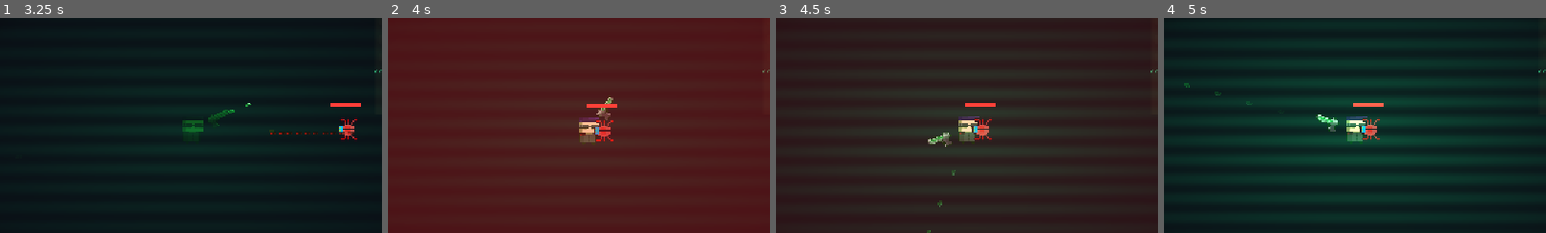
Above: before the commit, frames 1-4 (left to right).
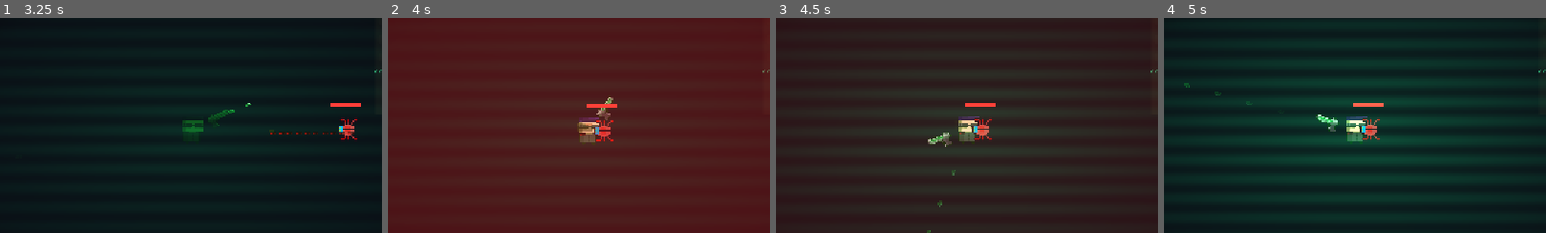
Above: after the commit, the same moments.

Repository: vision-for-change/rules-broken-v2
Game: Godot game, scene res://tutorial.tscn
Two runs of this game, one before a commit and one after it. Both use one fixed random seed, a clock stepped at 60 frames per second and the inputs below. This scene is started directly instead of the project's main scene.
Inputs (mouse positions are % of the whole screen's width and height, from its top left):
- Up to frame 1 (3.25 s): tap Enter (ui_accept) at 0.5, 0.77 s; move the mouse to (72, 45) at 0.52 s; hold Right (move_right) 0.53-1.25 s; tap Space (dash) at 0.6 s; click (72, 45) at 0.67 s; click "[1] SUPER SPEED" at 1.25 s; click "[2] FASTER BULLETS" at 2 s; drag from (30, 55) to (91, 16) at 2.77 s
- Up to frame 2 (4 s): move the mouse to (60, 28) at 3.52 s; hold Right (move_right) from 3.53 s (still down); tap E (interact) at 3.6 s
- Up to frame 3 (4.5 s): release Right (move_right) at 4.25 s; drag from (45, 70) to (20, 35) at 4.27 s
- Up to frame 4 (5 s): no input
The pictures show only the part of the screen within x 24-74%, y 24-74%; the shares and areas given below are measured in that part.

Frame 1 is identical in both runs. In frame 2, 0.1% of the frame differs, in the area x 49-54%, y 48-53%; in frame 3, less than 0.1%; in frame 4, nothing differs.

Commit message:
Particle effects added when you shoot

Diff:
--- a/autoloads/ScreenFX.gd
+++ b/autoloads/ScreenFX.gd
@@ -150,6 +150,25 @@
 	var t = create_tween()
 	t.tween_property(r, "modulate:a", 0.0, 0.15)
 	t.tween_callback(r.queue_free)
+
+func spawn_hit_flash(global_pos: Vector2, color: Color = Color(1, 1, 1, 1), size: float = 18.0, duration: float = 0.12) -> void:
+	# Spawn a quick flash sprite at the world position for impact feedback.
+	var scene_root := get_tree().current_scene
+	if scene_root == null:
+		return
+	var s := Sprite2D.new()
+	var tex := load("res://assets/bullet.webp")
+	if tex != null:
+		s.texture = tex
+	s.global_position = global_pos
+	s.z_index = 150
+	s.modulate = color
+	s.scale = Vector2.ONE * (size / 8.0)
+	scene_root.add_child(s)
+	var t = s.create_tween()
+	t.tween_property(s, "modulate:a", 0.0, duration)
+	t.parallel().tween_property(s, "scale", s.scale * 1.6, duration)
+	t.tween_callback(s.queue_free)
 
 func transition_to_scene(scene_path: String, fade_in_time: float = -1.0, fade_out_time: float = -1.0) -> void:
 	if _scene_transitioning:
--- a/scenes/enemy/EnemyLaser.gd
+++ b/scenes/enemy/EnemyLaser.gd
@@ -53,6 +53,7 @@
 		# Feedback for hitting player
 		ScreenFX.flash_screen(Color(1.0, 0.1, 0.1, 0.4), 0.25)
 		ScreenFX.screen_shake(3.0, 0.15)
+		ScreenFX.spawn_hit_flash(global_position, Color(1.0, 0.4, 0.2, 1.0), 18.0, 0.18)
 
 		# Deal damage to both systems
 		if RuleManager.has_method("apply_integrity_damage"):
--- a/scenes/enemy/worm.gd
+++ b/scenes/enemy/worm.gd
@@ -66,6 +66,8 @@
 		if RuleManager.has_method("apply_integrity_damage"):
 			RuleManager.apply_integrity_damage(0.2)
 
+		# Flash particles at the contact point for visual feedback
+		ScreenFX.spawn_hit_flash(global_position, Color(1.0, 0.6, 0.2, 1.0), 16.0, 0.14)
 		shatter()
 
 func take_damage(amount: int) -> bool:
--- a/scenes/player/Bullet.gd
+++ b/scenes/player/Bullet.gd
@@ -61,6 +61,8 @@
 			else:
 				body.queue_free()
 				_try_spawn_health_pickup(body)
+		# Spawn a small hit flash at the enemy position for feedback
+		ScreenFX.spawn_hit_flash((body.global_position if body is Node2D else global_position), Color(1.0, 1.0, 0.6, 1.0), 14.0, 0.12)
 		queue_free()
 	elif body.is_in_group("obstacle"):
 		queue_free()
